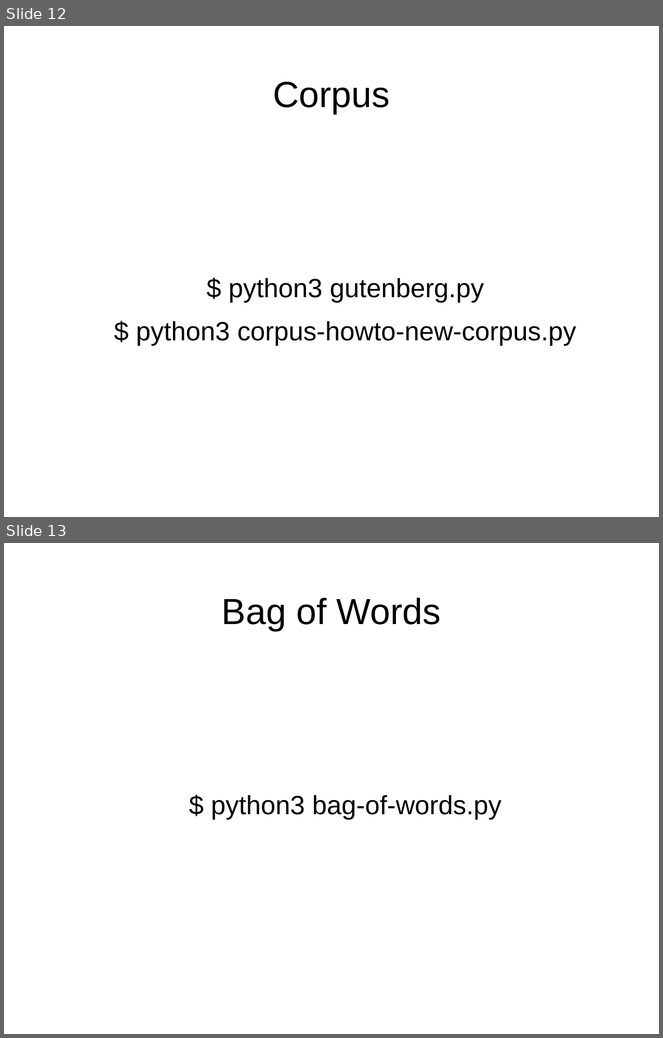
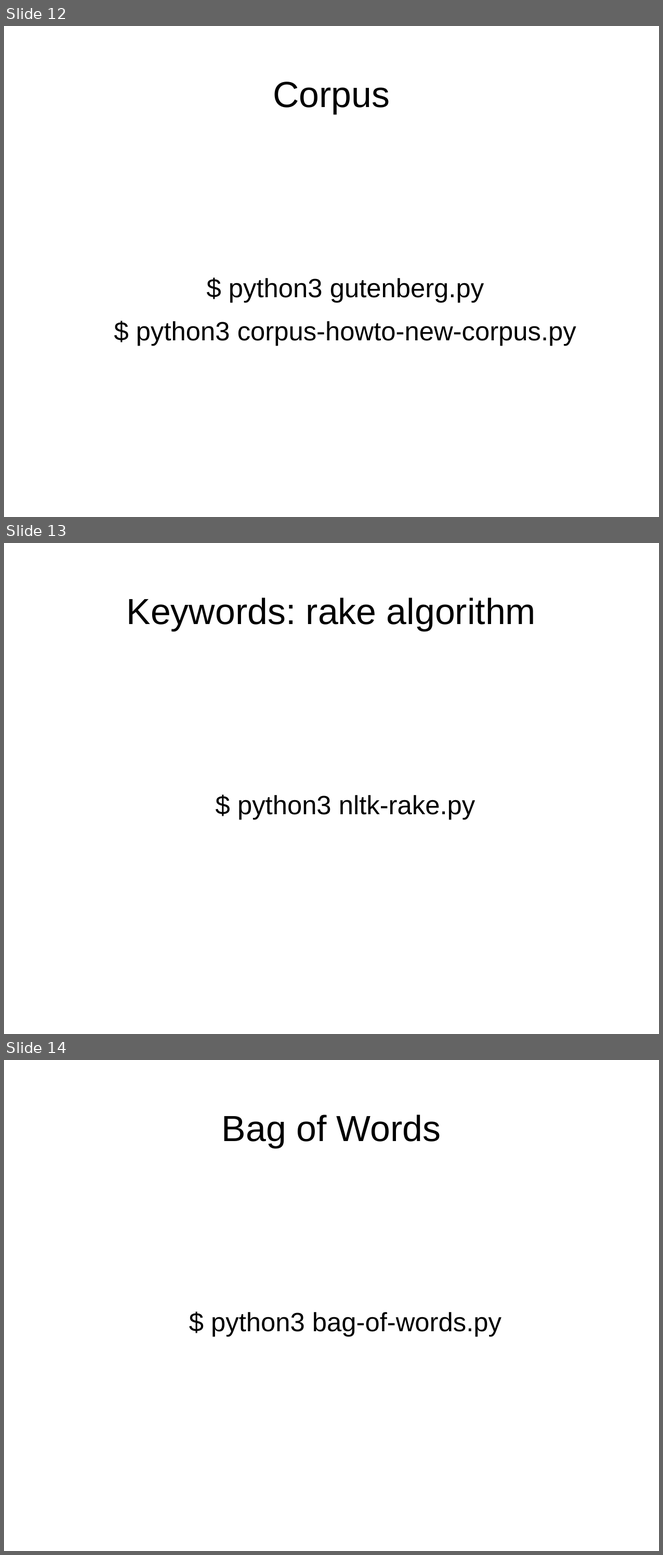
Before and after one commit to davidam/python-examples, a slide deck: presentations/nltk.odp. Shown one above the other, each under a label of ours: slides 12 and 13 before the commit, slides 12, 13 and 14 after it. The pictures are 663x1038 and 663x1555 pixels, drawn with LibreOffice and Linux fonts; fonts in the diff are those of the drawing. Boxes give left, top, right and bottom in pixels: in the first picture for what was removed or moved away, otherwise in the second. Text is boxed around its words. In the diff, an @@ line names an element or a change of style, - is before the commit and + after.

Commit message:
nltk.odp: add rake slide

```diff
--- a/presentations/nltk.odp
+++ b/presentations/nltk.odp
@@ slide 13 added at (4, 543, 659, 1034), background #FFFFFF @@
@@ title added at (127, 598, 536, 631), 44 pt, text #000000 @@
+Keywords: rake algorithm
@@ text added at (237, 795, 475, 820), 32 pt, text #000000 @@
+$ python3 nltk-rake.py
@@ what was slide 13 is now slide 14 @@
```
